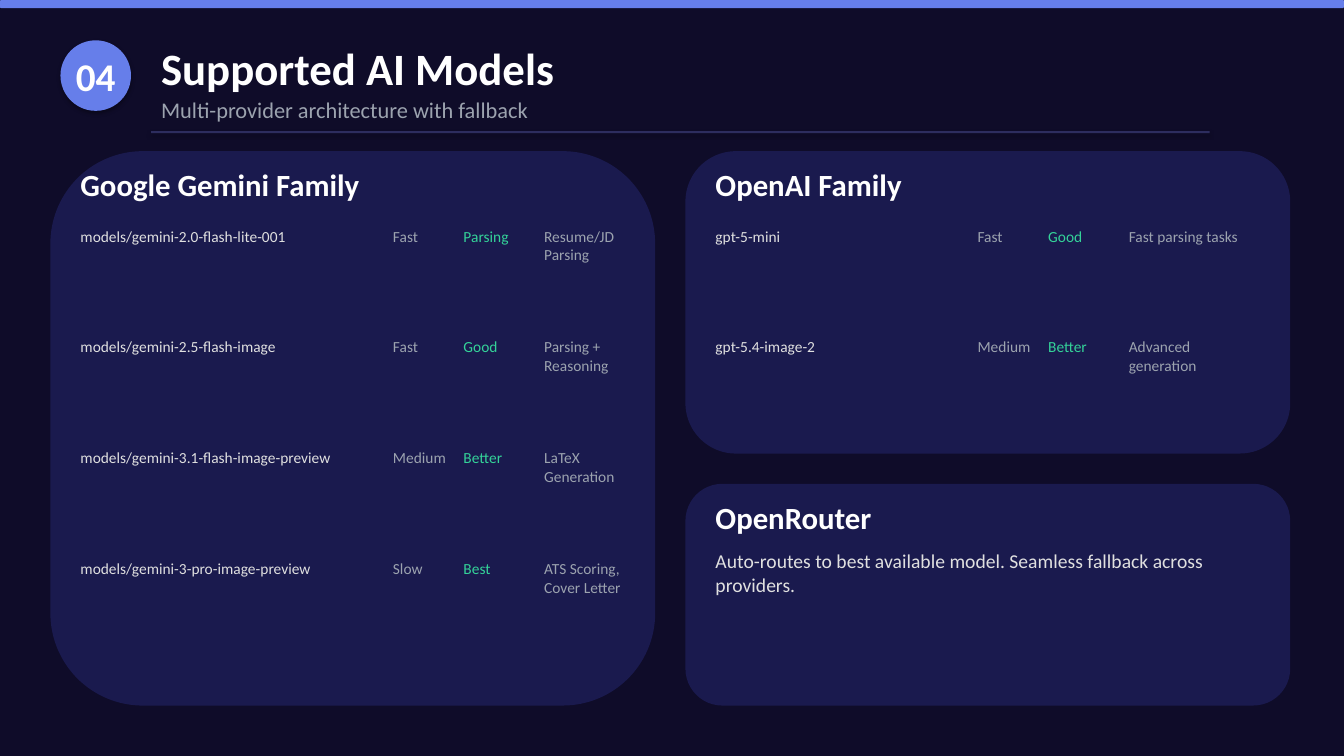
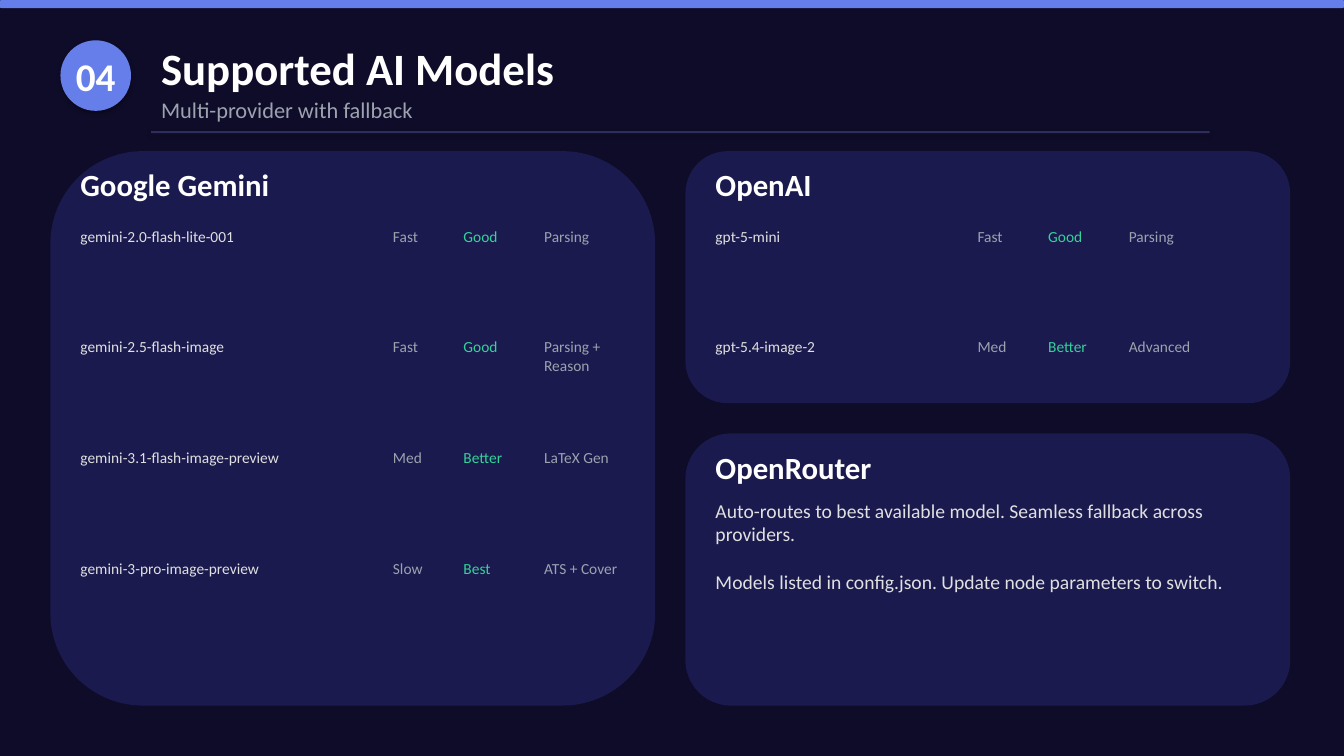
Before and after one commit to nitinkumar30/aiResumeOptimizer, a slide deck: slide 5 of AI_Resume_Optimizer_Presentation.pptx. Drawn at 1344x756 pixels with LibreOffice and Linux fonts; fonts in the diff are those of the drawing. Boxes give left, top, right and bottom in pixels: in the first picture for what was removed or moved away, otherwise in the second. Text is boxed around its words. In the diff, an @@ line names an element or a change of style, - is before the commit and + after.

```diff
--- a/AI_Resume_Optimizer_Presentation.pptx
+++ b/AI_Resume_Optimizer_Presentation.pptx
@@ text at (161, 102, 412, 122): text changed @@
-Multi-provider architecture with fallback
+Multi-provider with fallback
@@ text at (80, 174, 270, 202): text changed @@
-Google Gemini Family
+Google Gemini
@@ rounded rectangle: place and size @@
-rounded rectangle at (686, 151, 1291, 454)
+rounded rectangle at (686, 151, 1291, 403)
@@ text at (715, 176, 811, 201): text changed @@
-OpenAI Family
+OpenAI
@@ text at (80, 231, 233, 245): text changed @@
-models/gemini-2.0-flash-lite-001
+gemini-2.0-flash-lite-001
@@ text at (463, 231, 497, 242): text changed @@
-Parsing
+Good
@@ text at (544, 231, 589, 245): text changed @@
-Resume/JD Parsing
+Parsing
@@ text at (1129, 231, 1174, 245): text changed @@
-Fast parsing tasks
+Parsing
@@ text at (80, 341, 224, 355): text changed @@
-models/gemini-2.5-flash-image
+gemini-2.5-flash-image
@@ text at (544, 341, 589, 371): text changed @@
-Parsing + Reasoning
+Parsing + Reason
@@ text at (978, 341, 1007, 352): text changed @@
-Medium
+Med
@@ text at (1129, 341, 1191, 352): text changed @@
-Advanced generation
+Advanced
@@ rounded rectangle: place and size @@
-rounded rectangle at (686, 484, 1291, 706)
+rounded rectangle at (686, 434, 1291, 706)
@@ text "OpenRouter": place and size @@
-text "OpenRouter" at (715, 509, 871, 534)
+text "OpenRouter" at (715, 459, 871, 484)
@@ text at (80, 452, 278, 466): text changed @@
-models/gemini-3.1-flash-image-preview
+gemini-3.1-flash-image-preview
@@ text at (393, 452, 422, 463): text changed @@
-Medium
+Med
@@ text at (544, 453, 608, 463): text changed @@
-LaTeX Generation
+LaTeX Gen
@@ text at (715, 504, 1222, 593): text changed @@
-Auto-routes to best available model. Seamless fallback across providers.
+Auto-routes to best available model. Seamless fallback across providers.
+Models listed in config.json. Update node parameters to switch.
@@ text at (80, 563, 258, 577): text changed @@
-models/gemini-3-pro-image-preview
+gemini-3-pro-image-preview
@@ text at (544, 564, 617, 574): text changed @@
-ATS Scoring, Cover Letter
+ATS + Cover
```
Also in this commit, not shown: 10 other slides changed, 2 slides added, 1 slide removed, 8 other files.
